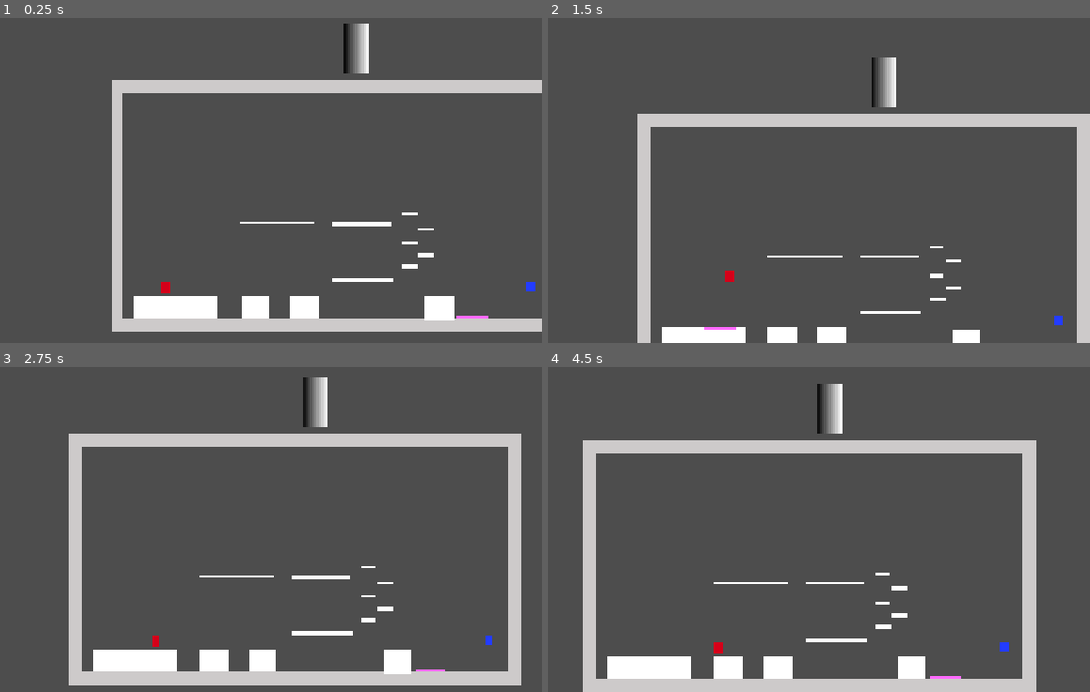
Above: before the commit, frames 1-4 (two rows, left to right).
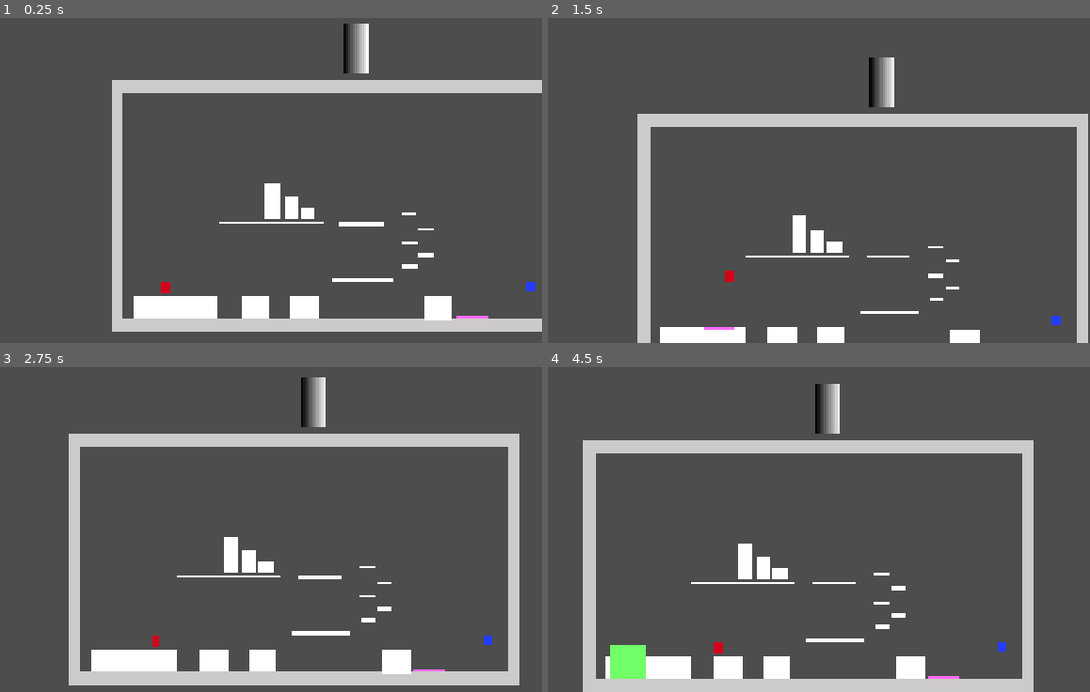
Above: after the commit, the same moments.

Repository: Ximandiv/gamejam-2026
Game: Godot game, scene res://scenes/yisus_test_scene.tscn
Two runs of this game, one before a commit and one after it. Both use one fixed random seed, a clock stepped at 60 frames per second and the inputs below. This scene is started directly instead of the project's main scene.
Inputs:
- Up to frame 1 (0.25 s): no input
- Up to frame 2 (1.5 s): hold Right (right) from 0.53 s (still down); tap 1 (silence) at 0.6, 1.35 s; tap Space (jump) at 0.77 s
- Up to frame 3 (2.75 s): tap Space (jump) at 1.52 s; release Right (right) at 2.03 s; hold Left (left) from 2.03 s (still down); tap 1 (silence) at 2.1 s
- Up to frame 4 (4.5 s): release Left (left) at 2.78 s; hold Right (right) 2.78-4.28 s; tap 1 (silence) at 2.85, 3.6, 4.35 s; tap Space (jump) at 3.02, 3.77 s; hold Left (left) from 4.28 s (still down)

The runs differ from the first frame. In frame 1, 0.7% of the frame differs, in the area x 40-84%, y 50-94%; in frame 2, 1.1%; in frame 3, 1.3%; in frame 4, 2.0%, in the area x 10-91%, y 5-100%.

Commit message:
Adjusts door key and adds a scene for the door

Diff:
--- /dev/null
+++ b/Scenes/Items/door_with_key.tscn
@@ -0,0 +1,20 @@
+[gd_scene format=3 uid="uid://7hhli7uu8f6s"]
+
+[ext_resource type="Script" uid="uid://pf0ygelunh5y" path="res://Scripts/Player/open_door.gd" id="1_5soq2"]
+[ext_resource type="Resource" uid="uid://civ3ox8hjoccq" path="res://Scripts/Player/Resources/player_status_resource.tres" id="2_0gyml"]
+
+[sub_resource type="PlaceholderTexture2D" id="PlaceholderTexture2D_q431l"]
+size = Vector2(20, 20)
+
+[sub_resource type="RectangleShape2D" id="RectangleShape2D_ksqx2"]
+
+[node name="DoorWithKey" type="Area2D" unique_id=389399711]
+script = ExtResource("1_5soq2")
+playerStatus = ExtResource("2_0gyml")
+metadata/_edit_group_ = true
+
+[node name="Sprite2D" type="Sprite2D" parent="." unique_id=197089924]
+texture = SubResource("PlaceholderTexture2D_q431l")
+
+[node name="CollisionShape2D" type="CollisionShape2D" parent="." unique_id=1235308581]
+shape = SubResource("RectangleShape2D_ksqx2")
--- a/Scenes/Props/MaskPickup.tscn
+++ /dev/null
@@ -1,22 +0,0 @@
-[gd_scene format=3 uid="uid://bqk8y5n7m3wld"]
-
-[ext_resource type="Script" path="res://Scripts/Triggers/mask_pickup.gd" id="1_pickup"]
-
-[sub_resource type="RectangleShape2D" id="RectangleShape2D_pickup"]
-size = Vector2(32, 32)
-
-[node name="MaskPickup" type="Area2D"]
-collision_layer = 0
-collision_mask = 1
-script = ExtResource("1_pickup")
-maskType = 1
-
-[node name="CollisionShape2D" type="CollisionShape2D" parent="."]
-shape = SubResource("RectangleShape2D_pickup")
-
-[node name="ColorRect" type="ColorRect" parent="."]
-offset_left = -16.0
-offset_top = -16.0
-offset_right = 16.0
-offset_bottom = 16.0
-color = Color(0.3, 0.7, 1.0, 0.7)
--- a/Scenes/emmanuel_test_scene.tscn
+++ b/Scenes/emmanuel_test_scene.tscn
@@ -6,7 +6,7 @@
 [ext_resource type="Script" uid="uid://bac0mb1g36xh6" path="res://Scripts/Player/mask_receive.gd" id="5_61nc4"]
 [ext_resource type="PackedScene" uid="uid://cgo4svi4wqvx5" path="res://Scenes/Player/player.tscn" id="5_vf65p"]
 [ext_resource type="Script" uid="uid://btj78h455f65c" path="res://Scripts/Player/receive_key.gd" id="6_t4b34"]
-[ext_resource type="Script" uid="uid://pf0ygelunh5y" path="res://Scripts/Player/open_door.gd" id="7_vf65p"]
+[ext_resource type="PackedScene" uid="uid://7hhli7uu8f6s" path="res://Scenes/Items/door_with_key.tscn" id="7_vf65p"]
 
 [sub_resource type="TileSetAtlasSource" id="TileSetAtlasSource_26agu"]
 texture = ExtResource("3_61nc4")
@@ -43,8 +43,6 @@
 
 [sub_resource type="PlaceholderTexture2D" id="PlaceholderTexture2D_t4b34"]
 size = Vector2(20, 20)
-
-[sub_resource type="RectangleShape2D" id="RectangleShape2D_8dono"]
 
 [node name="Node2D" type="Node2D" unique_id=345903279]
 
@@ -84,21 +82,14 @@
 [node name="CollisionShape2D" type="CollisionShape2D" parent="Key" unique_id=1348935539]
 shape = SubResource("RectangleShape2D_vf65p")
 
-[node name="Door" type="Area2D" parent="." unique_id=215747646 node_paths=PackedStringArray("moveTo")]
-position = Vector2(912.00006, 558)
-scale = Vector2(2.5, 5)
-script = ExtResource("7_vf65p")
-playerStatus = ExtResource("2_1lh5y")
-moveTo = NodePath("../Sprite2D")
-metadata/_edit_group_ = true
-
-[node name="Sprite2D" type="Sprite2D" parent="Door" unique_id=1306107696]
-texture = SubResource("PlaceholderTexture2D_t4b34")
-
-[node name="CollisionShape2D" type="CollisionShape2D" parent="Door" unique_id=1657123613]
-shape = SubResource("RectangleShape2D_8dono")
-
 [node name="Sprite2D" type="Sprite2D" parent="." unique_id=2104815397]
+visible = false
 position = Vector2(1760, 556.00006)
 scale = Vector2(2.5, 5)
 texture = SubResource("PlaceholderTexture2D_t4b34")
+
+[node name="DoorWithKey" parent="." unique_id=389399711 node_paths=PackedStringArray("moveTo") instance=ExtResource("7_vf65p")]
+position = Vector2(912, 558)
+scale = Vector2(2.5, 5)
+moveTo = NodePath("../Sprite2D")
+nextScenePath = "res://Scenes/yisus_test_scene.tscn"
--- a/Scripts/Player/open_door.gd
+++ b/Scripts/Player/open_door.gd
@@ -4,31 +4,47 @@
 @export var playerStatus : PlayerStatus
 @export var moveTo : Node2D
 @export var speed: float = 200.0
+@export_file_path("*.tscn") var nextScenePath : String
 
 var moving := false
-var finished := false
+var finishedMoving := false
+var transitioning := false
 
 func _ready() -> void:
 	body_entered.connect(on_open)
 
 func _process(delta: float) -> void:
 	if not moving \
-		or finished:
+		or finishedMoving:
 		return
 
-	global_position = global_position.move_toward(
-		moveTo.global_position,
-		speed * delta
-	)
+	var target := moveTo.global_position
+	var step := speed * delta
 
-	if global_position.is_equal_approx(moveTo.global_position):
+	if global_position.distance_to(target) <= step:
+		global_position = target
 		moving = false
-		finished = true
+		finishedMoving = true
 		moveTo.queue_free()
+	else:
+		global_position = global_position.move_toward(target, step)
 
 func on_open(body : Node2D):
 	if body.name != "player" \
-		or !playerStatus.keyList.has(keyToOpen):
+		or !playerStatus.keyList.has(keyToOpen) \
+		or moving or transitioning:
+		return
+
+	if moveTo == null:
+		change_scene()
 		return
 
 	moving = true
+
+func change_scene() -> void:
+	if transitioning:
+		return
+
+	transitioning = true
+	get_tree().change_scene_to_file(nextScenePath)
+	queue_free()
--- a/scenes/emmanuel_test_scene.tscn
+++ b/scenes/emmanuel_test_scene.tscn
@@ -6,7 +6,7 @@
 [ext_resource type="Script" uid="uid://bac0mb1g36xh6" path="res://Scripts/Player/mask_receive.gd" id="5_61nc4"]
 [ext_resource type="PackedScene" uid="uid://cgo4svi4wqvx5" path="res://Scenes/Player/player.tscn" id="5_vf65p"]
 [ext_resource type="Script" uid="uid://btj78h455f65c" path="res://Scripts/Player/receive_key.gd" id="6_t4b34"]
-[ext_resource type="Script" uid="uid://pf0ygelunh5y" path="res://Scripts/Player/open_door.gd" id="7_vf65p"]
+[ext_resource type="PackedScene" uid="uid://7hhli7uu8f6s" path="res://Scenes/Items/door_with_key.tscn" id="7_vf65p"]
 
 [sub_resource type="TileSetAtlasSource" id="TileSetAtlasSource_26agu"]
 texture = ExtResource("3_61nc4")
@@ -43,8 +43,6 @@
 
 [sub_resource type="PlaceholderTexture2D" id="PlaceholderTexture2D_t4b34"]
 size = Vector2(20, 20)
-
-[sub_resource type="RectangleShape2D" id="RectangleShape2D_8dono"]
 
 [node name="Node2D" type="Node2D" unique_id=345903279]
 
@@ -84,21 +82,14 @@
 [node name="CollisionShape2D" type="CollisionShape2D" parent="Key" unique_id=1348935539]
 shape = SubResource("RectangleShape2D_vf65p")
 
-[node name="Door" type="Area2D" parent="." unique_id=215747646 node_paths=PackedStringArray("moveTo")]
-position = Vector2(912.00006, 558)
-scale = Vector2(2.5, 5)
-script = ExtResource("7_vf65p")
-playerStatus = ExtResource("2_1lh5y")
-moveTo = NodePath("../Sprite2D")
-metadata/_edit_group_ = true
-
-[node name="Sprite2D" type="Sprite2D" parent="Door" unique_id=1306107696]
-texture = SubResource("PlaceholderTexture2D_t4b34")
-
-[node name="CollisionShape2D" type="CollisionShape2D" parent="Door" unique_id=1657123613]
-shape = SubResource("RectangleShape2D_8dono")
-
 [node name="Sprite2D" type="Sprite2D" parent="." unique_id=2104815397]
+visible = false
 position = Vector2(1760, 556.00006)
 scale = Vector2(2.5, 5)
 texture = SubResource("PlaceholderTexture2D_t4b34")
+
+[node name="DoorWithKey" parent="." unique_id=389399711 node_paths=PackedStringArray("moveTo") instance=ExtResource("7_vf65p")]
+position = Vector2(912, 558)
+scale = Vector2(2.5, 5)
+moveTo = NodePath("../Sprite2D")
+nextScenePath = "res://Scenes/yisus_test_scene.tscn"
--- a/scenes/yisus_test_scene.tscn
+++ b/scenes/yisus_test_scene.tscn
@@ -8,6 +8,8 @@
 [ext_resource type="PackedScene" uid="uid://18ceahfafb6v" path="res://Scenes/platforms/platform_bounce.tscn" id="6_ghpyg"]
 [ext_resource type="PackedScene" uid="uid://i3fgeq872n4i" path="res://Scenes/platforms/drop_block.tscn" id="7_ghpyg"]
 [ext_resource type="PackedScene" uid="uid://b17r18sli7aqg" path="res://Scenes/platforms/stairs.tscn" id="7_yu3ju"]
+[ext_resource type="PackedScene" uid="uid://cf8ifh17q0p8k" path="res://Scenes/spawners/monster_spawner.tscn" id="9_4t1gw"]
+[ext_resource type="PackedScene" uid="uid://5fomvdp4anja" path="res://Scenes/Enemies/monster.tscn" id="10_s8pi6"]
 
 [sub_resource type="TileSetAtlasSource" id="TileSetAtlasSource_vrbon"]
 texture = ExtResource("1_5xh47")
@@ -64,11 +66,11 @@
 
 [node name="platform_one_way2" parent="platforms" unique_id=1550791239 instance=ExtResource("3_yu3ju")]
 position = Vector2(641, 365)
-scale = Vector2(4, 1)
+scale = Vector2(3, 1)
 
 [node name="platform_one_way3" parent="platforms" unique_id=908263061 instance=ExtResource("3_yu3ju")]
-position = Vector2(425, 363)
-scale = Vector2(5, 1)
+position = Vector2(410, 363)
+scale = Vector2(7, 1)
 
 [node name="stairs" parent="." unique_id=561167343 instance=ExtResource("7_yu3ju")]
 position = Vector2(764, 475)
@@ -100,3 +102,25 @@
 [node name="CollisionShape2D" type="CollisionShape2D" parent="SoundTrigger" unique_id=1981265540]
 scale = Vector2(3.25, 3.25)
 shape = SubResource("RectangleShape2D_yu3ju")
+
+[node name="library" type="Node2D" parent="." unique_id=1183722887]
+position = Vector2(503, 341)
+
+[node name="platform_normal" parent="library" unique_id=111789510 instance=ExtResource("2_8rf2w")]
+scale = Vector2(0.5, 5)
+
+[node name="platform_normal2" parent="library" unique_id=1477286013 instance=ExtResource("2_8rf2w")]
+position = Vector2(-41, -15)
+scale = Vector2(0.5, 10)
+
+[node name="platform_normal3" parent="library" unique_id=1070750048 instance=ExtResource("2_8rf2w")]
+position = Vector2(-89, -33)
+scale = Vector2(0.5, 16)
+
+[node name="monster_spawner" parent="." unique_id=1243251811 node_paths=PackedStringArray("monster") instance=ExtResource("9_4t1gw")]
+position = Vector2(242, 386)
+monster = NodePath("../monster")
+
+[node name="monster" parent="." unique_id=645843620 instance=ExtResource("10_s8pi6")]
+z_index = 20
+position = Vector2(80, 564)
